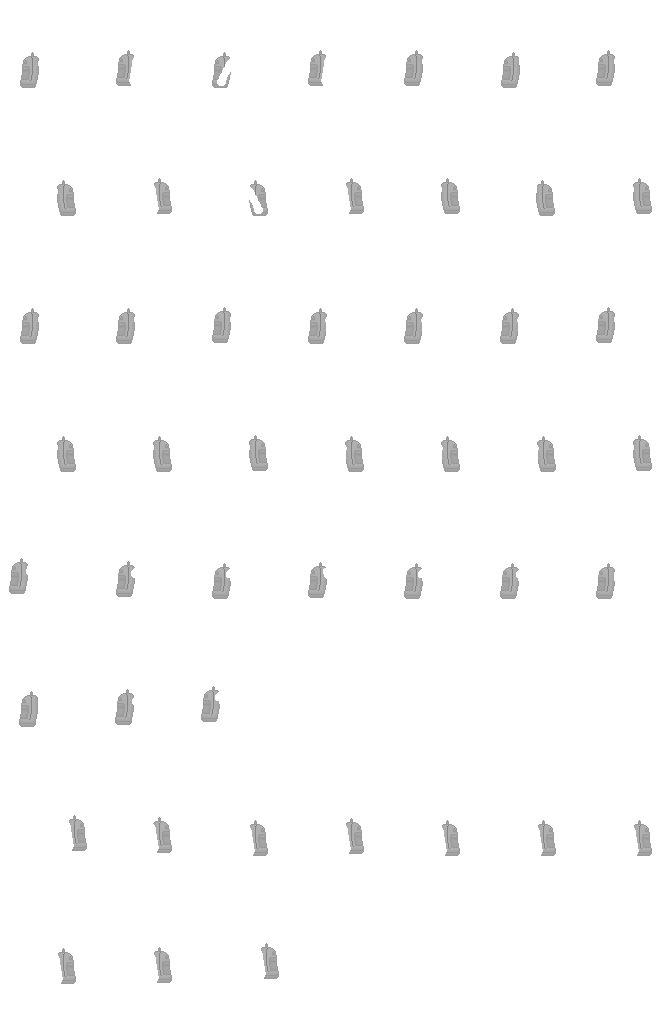
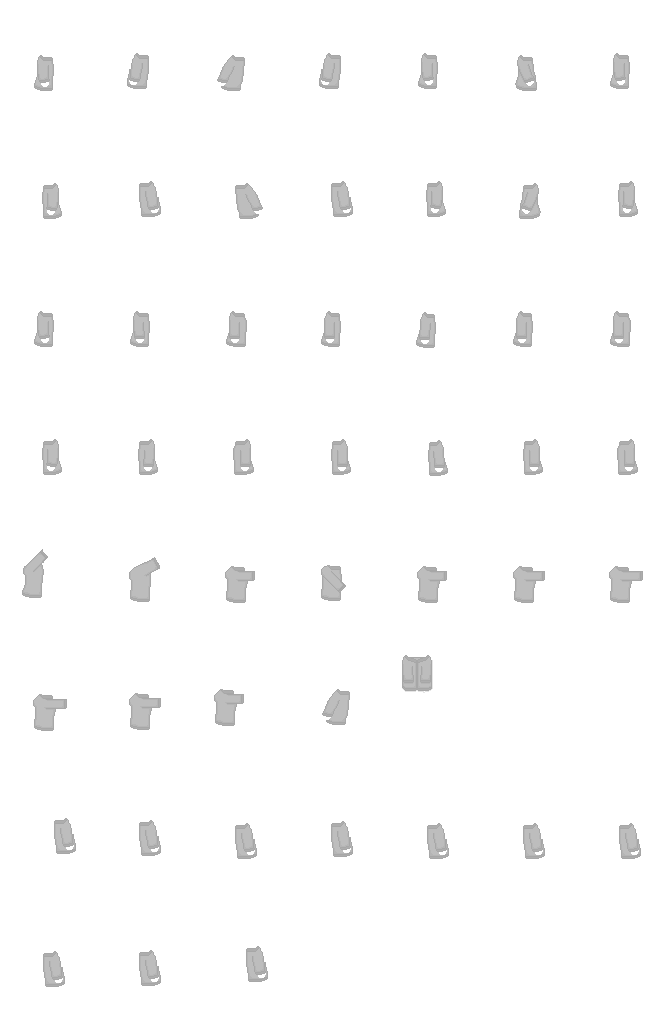
Revision of a layered w=672, h=1024 image; what changed, layer by layer:
showed "light jacket white", painted on it over [22, 53, 643, 987]
hid "backpack back pink" over [9, 50, 652, 984]
